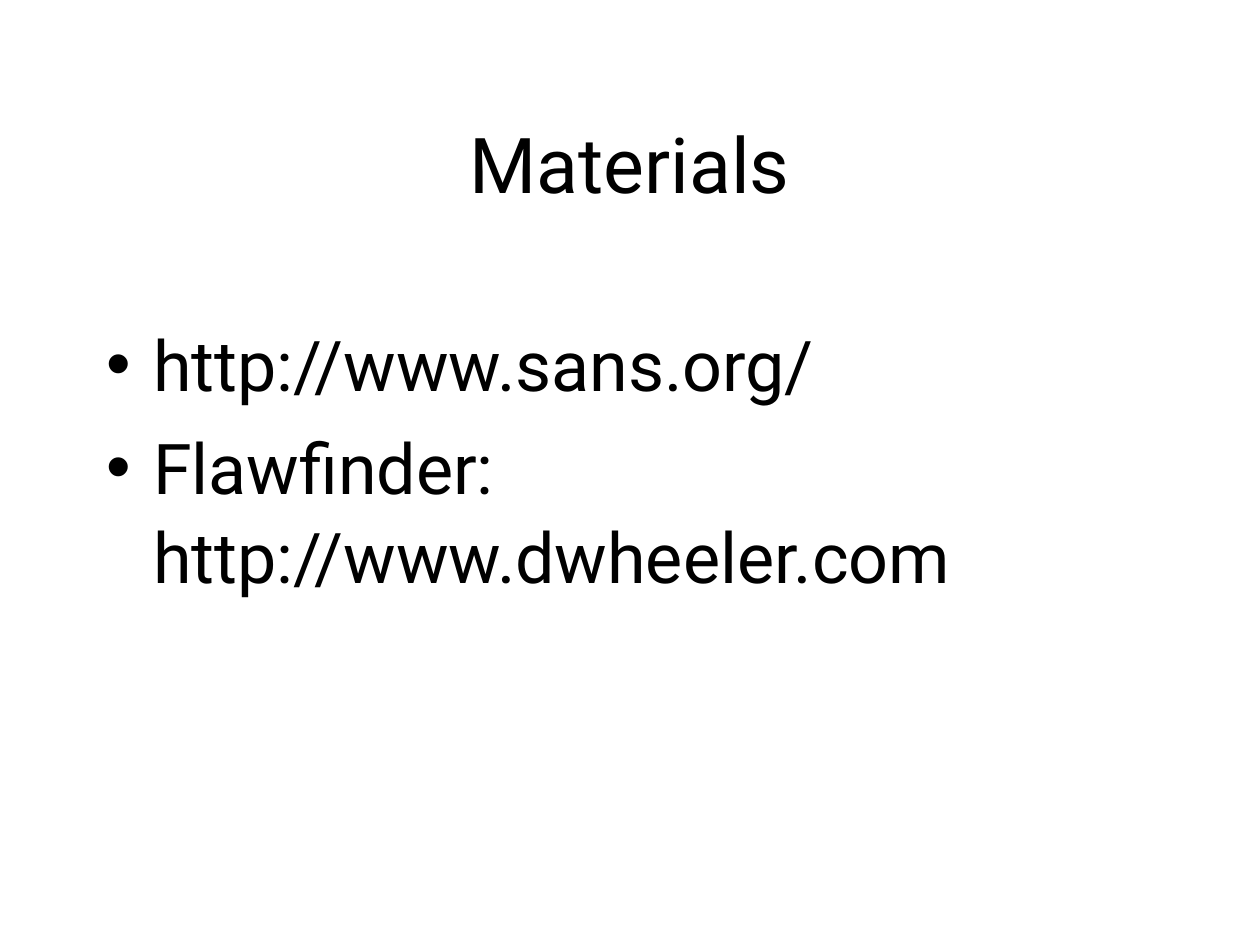
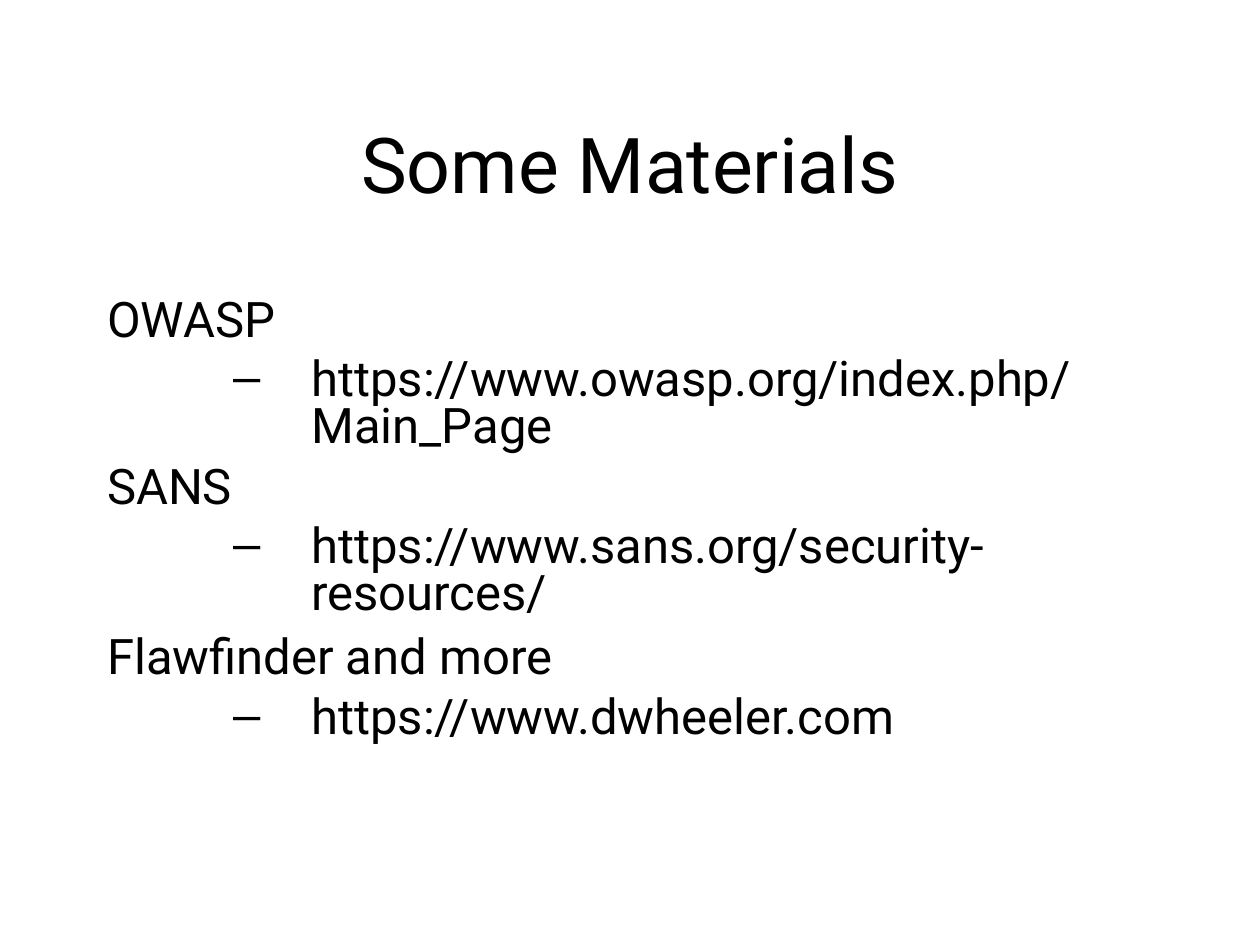
Before and after one commit to sftcd/cs7053, a slide deck: slide 2 of 2016lectures/07.5-developing.ppt. Drawn at 1260x945 pixels with LibreOffice and Linux fonts; fonts in the diff are those of the drawing. Boxes give left, top, right and bottom in pixels: in the first picture for what was removed or moved away, otherwise in the second. Text is boxed around its words. In the diff, an @@ line names an element or a change of style, - is before the commit and + after.

```diff
--- a/2016lectures/07.5-developing.ppt
+++ b/2016lectures/07.5-developing.ppt
@@ title at (361,135,898,194): text changed @@
-Materials
+Some Materials
@@ text at (107,301,1070,744): text changed; size 40 to 28 pt @@
-• http://www.sans.org/
-• Flawfinder: http://www.dwheeler.com
+OWASP
+  – https://www.owasp.org/index.php/Main_Page
+SANS
+  – https://www.sans.org/security-resources/
+Flawfinder and more
+  – https://www.dwheeler.com
```
Also in this commit, not shown: 18 other slides changed, 2 other files.
